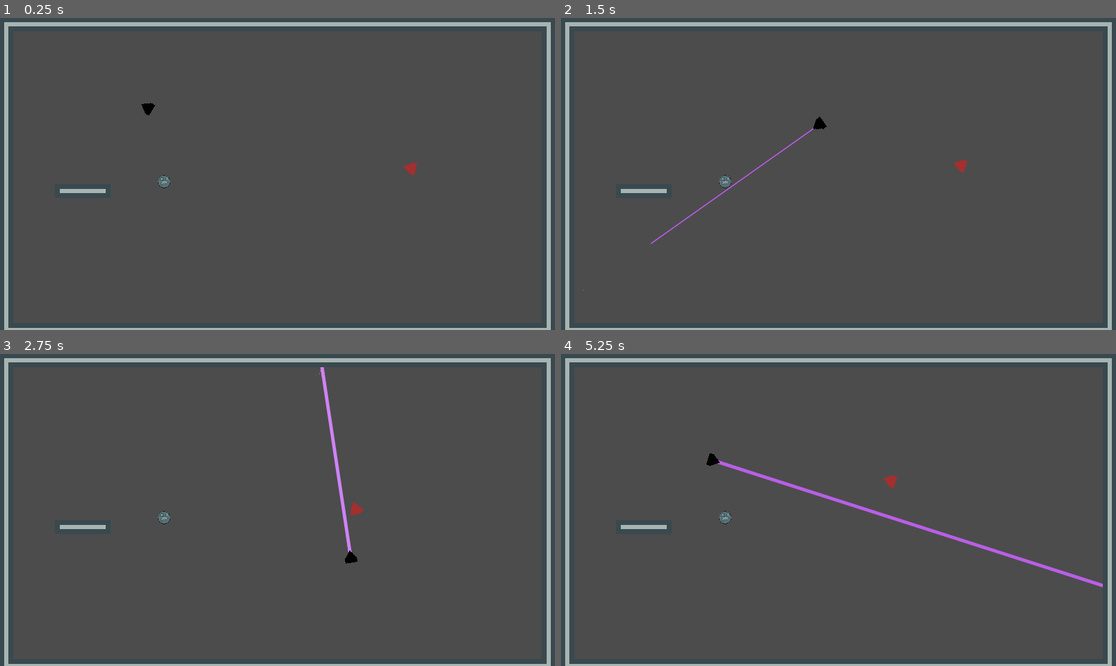
Above: before the commit, frames 1-4 (two rows, left to right).
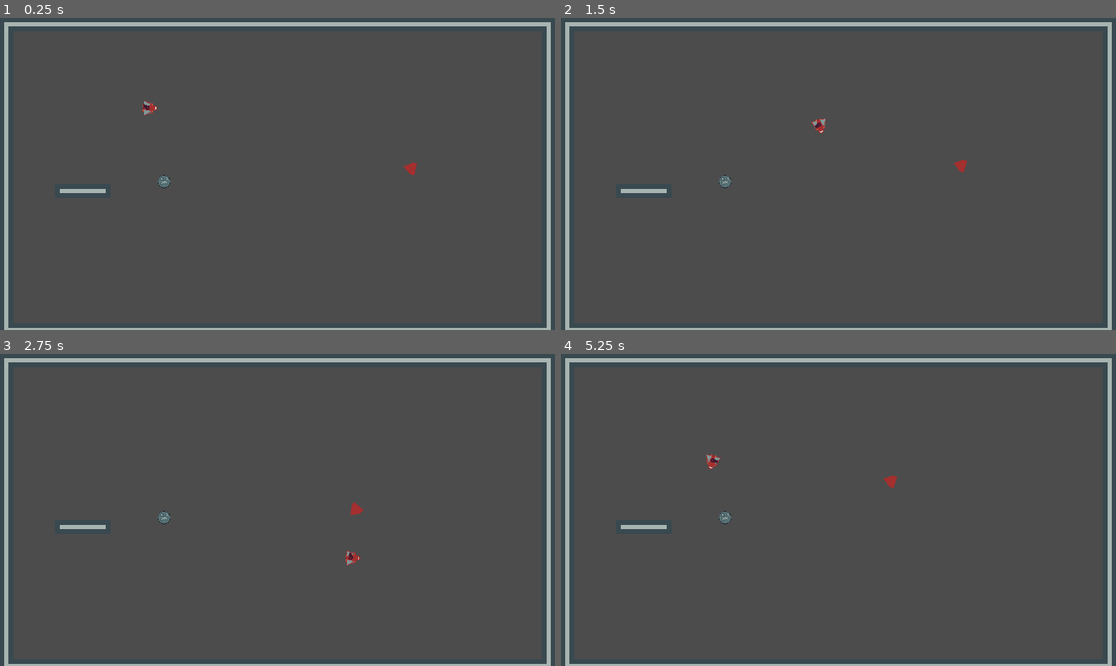
Above: after the commit, the same moments.

Repository: BulsonJ/Space_Shooter
Game: Godot game, scene res://World.tscn
Two runs of this game, one before a commit and one after it. Both use one fixed random seed, a clock stepped at 60 frames per second and the inputs below.
Inputs (mouse positions are in pixels of both pictures, inside the frame that each line leads up to):
- Up to frame 1 (0.25 s): no input
- Up to frame 2 (1.5 s): tap Enter at 0.5 s; move the mouse to (960, 158) at 0.52 s; press the mouse at (960, 158) at 0.53 s; hold D (move_right) 0.53-1.28 s; move the mouse to (727, 189) at 1.27 s; release the mouse at (727, 189) at 1.28 s; hold S (move_down) from 1.28 s (still down); click (727, 189) at 1.35 s
- Up to frame 3 (2.75 s): move the mouse to (333, 441) at 2.02 s; release S (move_down) at 2.03 s; press the mouse at (333, 441) at 2.03 s; hold D (move_right) from 2.03 s (still down)
- Up to frame 4 (5.25 s): move the mouse to (810, 572) at 2.77 s; release D (move_right) at 2.78 s; release the mouse at (810, 572) at 2.78 s; hold W (move_up) 2.78-3.53 s; click (810, 572) at 2.85 s; move the mouse to (1005, 556) at 3.52 s; press the mouse at (1005, 556) at 3.53 s; hold A (move_left) 3.53-5.03 s; move the mouse to (672, 463) at 4.27 s; release the mouse at (672, 463) at 4.28 s; click (672, 463) at 4.35 s; move the mouse to (866, 510) at 5.02 s; press the mouse at (866, 510) at 5.03 s; hold S (move_down) from 5.03 s (still down)

The runs differ from the first frame. In frame 1, less than 0.1% of the frame differs, in the area x 25-29%, y 26-32%; in frame 2, 0.3%; in frame 3, 0.5%; in frame 4, 1.0%, in the area x 26-98%, y 31-75%.
Error after the commit: Parse Error: The identifier "Weapon" isn't a valid type (not a script or class), or couldn't be found on base "self". (res://Player/WeaponSlot.gd:28)

Commit message:
Player Ship + Beam Updated
Player ship:
- New placeholder sprite
- Turret now rotates independently
- WeaponSlot logic improved

Beam:
- Now damages all in circle at end of raycast
- Need to update VFX to show this

Diff:
--- a/Player/Player.gd
+++ b/Player/Player.gd
@@ -9,13 +9,14 @@
 var _velocity := Vector2.ZERO
 var _rotation := 0.0
 
+onready var ship = $Ship
 onready var weapon_slot = $WeaponSlot
 
 func _input(event: InputEvent) -> void:
 	if event.is_action_pressed("shoot"):
-		$WeaponSlot.fire()
+		weapon_slot.fire()
 	if event.is_action_released("shoot"):
-		$WeaponSlot.stop_firing()
+		weapon_slot.stop_firing()
 
 func _physics_process(_delta: float) -> void:
 	var direction := Vector2(Input.get_action_strength("move_right") - Input.get_action_strength("move_left"), Input.get_action_strength("move_down") - Input.get_action_strength("move_up")).normalized()
@@ -27,4 +28,5 @@
 
 	_velocity = move_and_slide(_velocity)
 
-	rotation = get_global_mouse_position().angle_to_point(position) + PI / 2
+	ship.rotation = _velocity.angle() + PI / 2
+	weapon_slot.rotation = get_global_mouse_position().angle_to_point(position) + PI / 2
--- a/Player/Player.tscn
+++ b/Player/Player.tscn
@@ -1,34 +1,37 @@
-[gd_scene load_steps=7 format=2]
+[gd_scene load_steps=8 format=2]
 
 [ext_resource path="res://Player/Player_Ship.png" type="Texture" id=1]
 [ext_resource path="res://Player/Player.gd" type="Script" id=2]
 [ext_resource path="res://Weapons/LaserBeam/LaserBeam.tscn" type="PackedScene" id=3]
 [ext_resource path="res://Player/WeaponSlot.gd" type="Script" id=4]
+[ext_resource path="res://Player/Player_Ship_Turret.png" type="Texture" id=5]
 
 [sub_resource type="CircleShape2D" id=1]
 radius = 11.0
 
 [sub_resource type="CircleShape2D" id=2]
+radius = 13.0
 
 [node name="Player" type="KinematicBody2D"]
 collision_layer = 2
 collision_mask = 9
 script = ExtResource( 2 )
 
+[node name="CollisionShape2D" type="CollisionShape2D" parent="."]
+shape = SubResource( 1 )
+
+[node name="Ship" type="Sprite" parent="."]
+texture = ExtResource( 1 )
+offset = Vector2( 0, -5 )
+
 [node name="WeaponSlot" type="Node2D" parent="."]
-position = Vector2( 0, -7 )
 script = ExtResource( 4 )
 
 [node name="LaserBeam2D" parent="WeaponSlot" instance=ExtResource( 3 )]
 
-[node name="AnimationPlayer" type="AnimationPlayer" parent="."]
-
-[node name="CollisionShape2D" type="CollisionShape2D" parent="."]
-shape = SubResource( 1 )
-
-[node name="Sprite" type="Sprite" parent="."]
-texture = ExtResource( 1 )
-offset = Vector2( 0, -3 )
+[node name="Turret" type="Sprite" parent="WeaponSlot"]
+texture = ExtResource( 5 )
+offset = Vector2( 0, -5 )
 
 [node name="Hurtbox" type="Area2D" parent="."]
 collision_layer = 2
--- a/Player/WeaponSlot.gd
+++ b/Player/WeaponSlot.gd
@@ -5,7 +5,7 @@
 # For held weapons, stop_firing() can be called on key release to stop the weapon
 
 func change_weapon(weapon: PackedScene) -> void:
-	var currentWeapon = get_child(0)
+	var currentWeapon = _get_weapon()
 	currentWeapon.queue_free()
 
 	add_child(weapon.instance())
@@ -14,13 +14,19 @@
 	# the weapon should be saved somehow so that a new instance does not need to be?
 
 func fire() -> void:
-	var weapon = get_child(0)
+	var weapon = _get_weapon()
 	if weapon.has_method("set_is_casting"):
 		weapon.is_casting = true
 	elif weapon.has_method("fire"):
 		weapon.fire()
 
 func stop_firing() -> void:
-	var weapon = get_child(0)
+	var weapon = _get_weapon()
 	if weapon.has_method("set_is_casting"):
 		weapon.is_casting = false
+
+func _get_weapon() -> Weapon:
+	for child in get_children():
+		if child is Weapon:
+			return child
+	return null
--- a/Weapons/LaserBeam/LaserBeam.gd
+++ b/Weapons/LaserBeam/LaserBeam.gd
@@ -1,3 +1,4 @@
+class_name Weapon
 extends RayCast2D
 
 # Credit to @GDQuest for the laserbeam implementation
@@ -13,6 +14,8 @@
 export var weapon_time := 1.0
 export(Color) var weapon_hit_color = Color(255,255,255)
 
+export var weapon_blast_impulse := 1500.0
+
 # If `true`, the laser is firing.
 # It plays appearing and disappearing animations when it's not animating.
 # See `appear()` and `disappear()` for more information.
@@ -21,7 +24,8 @@
 onready var tween := $Tween
 onready var fill := $FillLine2D
 onready var collision_particles := $CollisionParticles2D
-onready var collision_point := $CollisionPoint/CollisionShape2D
+onready var collision_point := $CollisionPoint
+onready var collision_point_shape := $CollisionPoint/CollisionShape2D
 
 onready var hit_tween := $HitTween
 onready var damage_timer := $DamageTimer
@@ -57,7 +61,7 @@
 	else:
 		# Stop the particles and hide the beam
 		collision_particles.emitting = false
-		collision_point.disabled = true
+		collision_point_shape.disabled = true
 		damage_timer.stop()
 		disappear()
 
@@ -77,7 +81,7 @@
 		cast_point = to_local(get_collision_point())
 		collision_particles.global_rotation = get_collision_normal().angle()
 		collision_particles.position = cast_point
-		collision_point.disabled = false
+		collision_point_shape.disabled = false
 
 	# Set the end point of the line to the cast point
 	fill.points[1] = cast_point
@@ -98,22 +102,15 @@
 	tween.interpolate_property(fill, "width", fill.width, 0, growth_time)
 	tween.start()
 
-# Body is kept track of, so that when damage timer is done, damage is applied to the most recent object
-# colliding with the end of the laser
+func _on_DamageTimer_timeout() -> void:
+	var colliders = collision_point.get_overlapping_bodies()
+	for body in colliders:
+		if body.has_method("take_damage"):
+			body.take_damage(weapon_damage)
 
-# Could change to applying to all overlapping bodies
-# Would need to show circle at end of beam to communicate
-var _body_hit : Node = null
-func _on_CollisionPoint_body_entered(body: Node) -> void:
-	_body_hit = body
-
-func _on_CollisionPoint_body_exited(body: Node) -> void:
-	_body_hit = null
-
-func _on_DamageTimer_timeout() -> void:
-	if (_body_hit):
-		if _body_hit.has_method("take_damage"):
-			_body_hit.take_damage(weapon_damage)
+		if body is RigidBody2D:
+			var direction = global_position.direction_to(body.global_position)
+			body.apply_central_impulse(weapon_blast_impulse * direction)
 
 	_charge_beam()
 
--- a/Weapons/LaserBeam/LaserBeam.tscn
+++ b/Weapons/LaserBeam/LaserBeam.tscn
@@ -26,12 +26,12 @@
 cast_to = Vector2( 50, 0 )
 collision_mask = 9
 script = ExtResource( 2 )
-weapon_hit_color = Color( 0.866667, 0.6, 1, 1 )
+weapon_hit_color = Color( 1, 0.597656, 0.597656, 1 )
 
 [node name="FillLine2D" type="Line2D" parent="."]
 points = PoolVector2Array( 0, 0, 100, 0 )
-width = 6.0
-default_color = Color( 0.694118, 0.317647, 0.886275, 1 )
+width = 4.0
+default_color = Color( 0.886275, 0.317647, 0.317647, 1 )
 texture_mode = 2
 joint_mode = 2
 begin_cap_mode = 2
@@ -49,7 +49,7 @@
 
 [node name="CollisionPoint" type="Area2D" parent="."]
 collision_layer = 0
-collision_mask = 8
+collision_mask = 9
 
 [node name="CollisionShape2D" type="CollisionShape2D" parent="CollisionPoint"]
 shape = SubResource( 4 )
@@ -59,6 +59,4 @@
 
 [node name="HitTween" type="Tween" parent="."]
 
-[connection signal="body_entered" from="CollisionPoint" to="." method="_on_CollisionPoint_body_entered"]
-[connection signal="body_exited" from="CollisionPoint" to="." method="_on_CollisionPoint_body_exited"]
 [connection signal="timeout" from="DamageTimer" to="." method="_on_DamageTimer_timeout"]
Binary file changed: Player/Player_Ship.png
Binary file added: Player/Player_Ship_Turret.png
Not shown, added: Player/Player_Ship_Turret.png.import
Binary file changed: Player_Ship.aseprite
